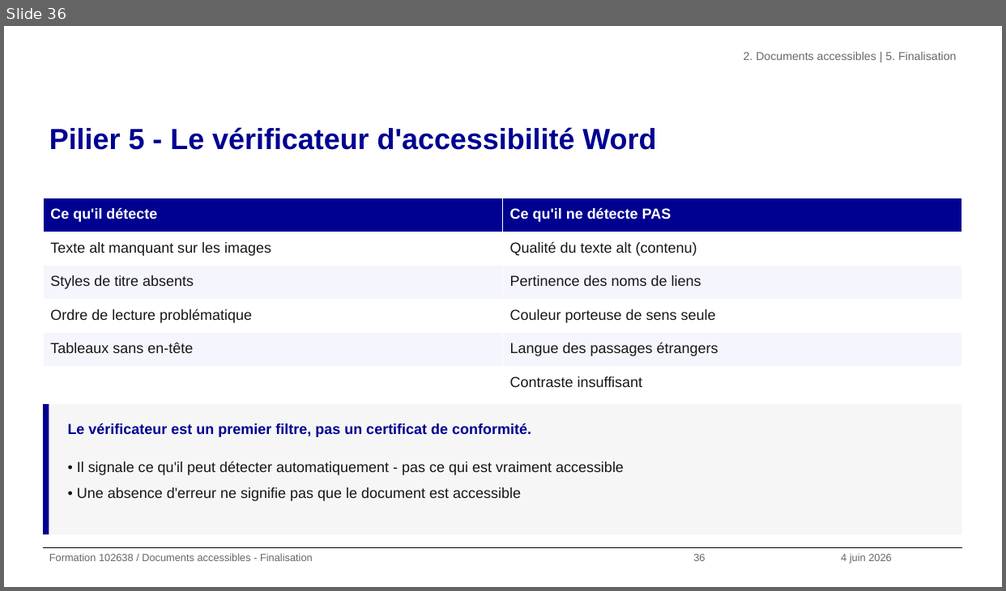
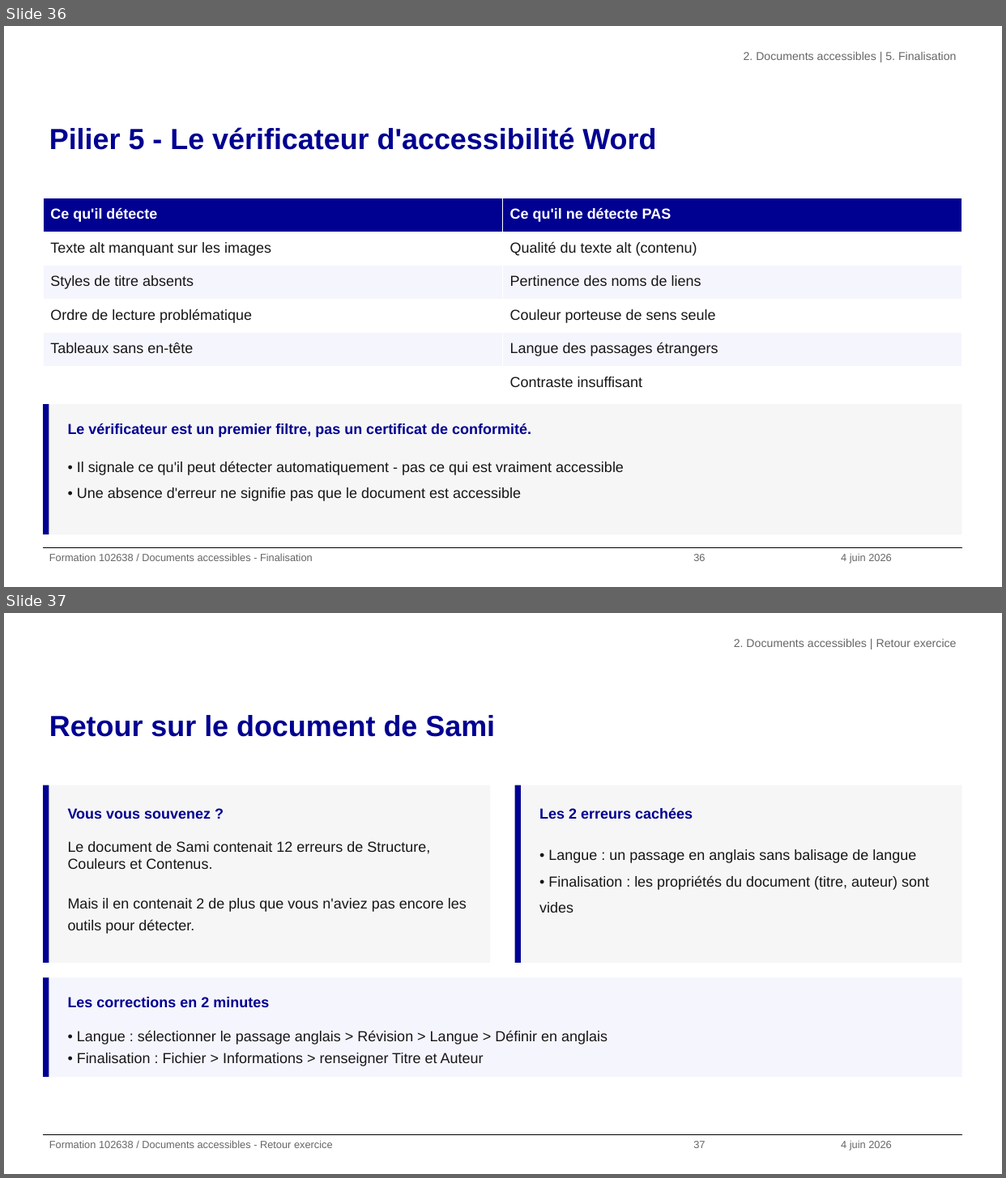
Before and after one commit to alexandra-guiderdoni/usine-fabrication-igpde-102846-ay11, a slide deck: formation-102638-juin-2026.pptx. Shown one above the other, each under a label of ours: slide 36 before the commit, slides 36 and 37 after it. The pictures are 1006x591 and 1006x1178 pixels, drawn with LibreOffice and Linux fonts; fonts in the diff are those of the drawing; background and template pictures are left out. Boxes give left, top, right and bottom in pixels: in the first picture for what was removed or moved away, otherwise in the second. Text is boxed around its words. In the diff, an @@ line names an element or a change of style, - is before the commit and + after.

Commit message:
feat: exercice Sami 14 erreurs, fausses listes, retour Sami remplace Sophie

```diff
--- a/formation-102638-juin-2026.pptx
+++ b/formation-102638-juin-2026.pptx
@@ slide 37 added at bbox=[4, 613, 1002, 1174], background #FFFFFF; not listed: 1 template element that a slide beside it also shows @@
@@ text added at bbox=[734, 639, 957, 647], 11 pt, text #666666 @@
+2. Documents accessibles | Retour exercice
@@ title added at bbox=[49, 715, 495, 737], 28 pt, text #000091, bold @@
+Retour sur le document de Sami
@@ rectangle added at bbox=[43, 786, 49, 964], fill #000091 @@
@@ rectangle added at bbox=[49, 786, 490, 964], fill #F6F6F6 @@
@@ rectangle added at bbox=[514, 786, 521, 964], fill #000091 @@
@@ rectangle added at bbox=[521, 786, 961, 964], fill #F6F6F6 @@
@@ text added at bbox=[68, 808, 211, 819], 14 pt, text #000091, bold @@
+Vous vous souvenez ?
@@ text added at bbox=[539, 807, 692, 819], 14 pt, text #000091, bold @@
+Les 2 erreurs cachées
@@ text added at bbox=[68, 841, 467, 934], 14 pt, text #161616 @@
+Le document de Sami contenait 12 erreurs de Structure, Couleurs et Contenus.
+Mais il en contenait 2 de plus que vous n'aviez pas encore les outils pour détecter.
@@ text added at bbox=[539, 850, 929, 913], 14 pt, text #161616 @@
+• Langue : un passage en anglais sans balisage de langue
+• Finalisation : les propriétés du document (titre, auteur) sont vides
@@ rectangle added at bbox=[43, 978, 49, 1077], fill #000091 @@
@@ rectangle added at bbox=[49, 978, 962, 1077], fill #F5F5FE @@
@@ text added at bbox=[68, 997, 269, 1007], 14 pt, text #000091, bold @@
+Les corrections en 2 minutes
@@ text added at bbox=[77, 1030, 607, 1067], 14 pt, text #161616 @@
+• Langue : sélectionner le passage anglais > Révision > Langue > Définir en anglais
+• Finalisation : Fichier > Informations > renseigner Titre et Auteur
@@ text added at bbox=[49, 1140, 333, 1148], 10 pt, text #666666 @@
+Formation 102638 / Documents accessibles - Retour exercice
@@ text added at bbox=[693, 1141, 705, 1148], 10 pt, text #666666 @@
+37
@@ text added at bbox=[841, 1141, 891, 1151], 10 pt, text #666666 @@
+4 juin 2026
```
Also in this commit, not shown: 1 slide changed, 1 slide removed, 7 other files.
